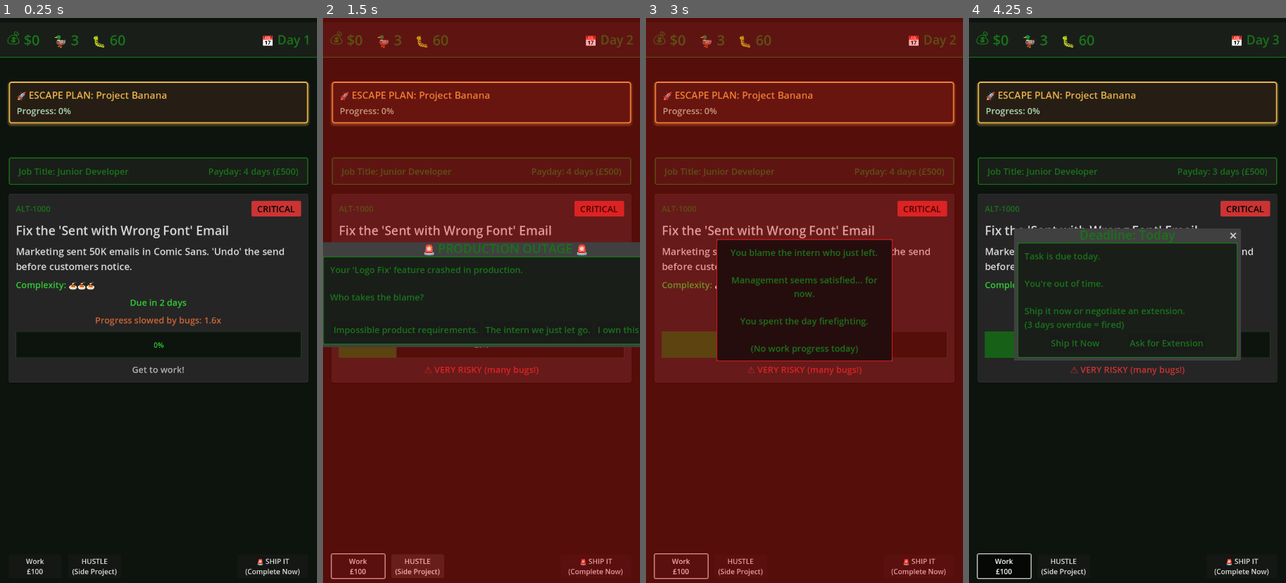
Above: before the commit, frames 1-4 (left to right).
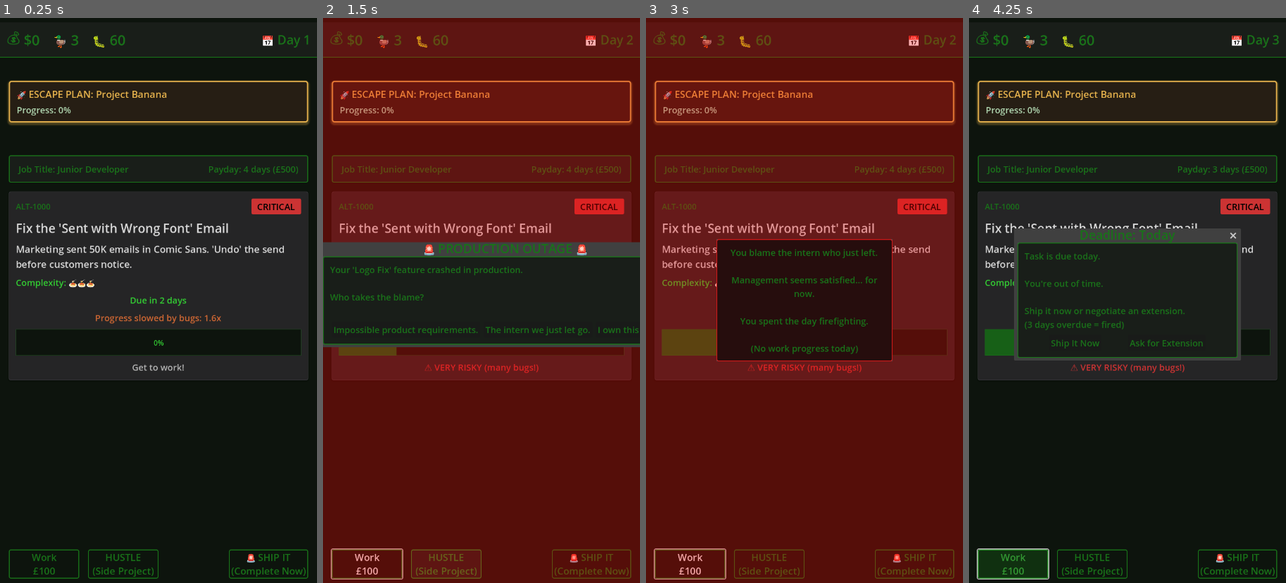
Above: after the commit, the same moments.

Repository: lmchoi/alt-f-this
Game: Godot game, scene res://scenes/game_ui.tscn
Two runs of this game, one before a commit and one after it. Both use one fixed random seed, a clock stepped at 60 frames per second and the inputs below.
Inputs:
- Up to frame 1 (0.25 s): no input
- Up to frame 2 (1.5 s): click "Work £100" at 0.5 s; click "HUSTLE (Side Project)" at 1.25 s
- Up to frame 3 (3 s): click "🚨 SHIP IT (Complete Now)" at 2 s; click "The intern we just let go." at 2.75 s
- Up to frame 4 (4.25 s): click "Work £100" at 3.5 s

The runs differ from the first frame. In frame 1, 7.5% of the frame differs, in the area x 2-98%, y 11-100%; in frame 2, 4.8%; in frame 3, 5.2%; in frame 4, 6.6%.

Commit message:
Add border around action buttons to make them more visible

Diff:
--- a/scenes/game_ui.tscn
+++ b/scenes/game_ui.tscn
@@ -1,6 +1,7 @@
-[gd_scene load_steps=13 format=3 uid="uid://bkcqc3g6mk6ky"]
+[gd_scene load_steps=14 format=3 uid="uid://bkcqc3g6mk6ky"]
 
 [ext_resource type="Script" uid="uid://ccibd5kcuisnk" path="res://scenes/game_ui.gd" id="1_yubou"]
+[ext_resource type="Theme" uid="uid://buaicsh0r3xyc" path="res://themes/main_theme.tres" id="2_main_theme"]
 [ext_resource type="Script" uid="uid://o4uecgfegpr2" path="res://scripts/ui/action_button.gd" id="2_rns2u"]
 [ext_resource type="PackedScene" uid="uid://bvq8yh3xqw7ej" path="res://scenes/top_bar.tscn" id="2_topbar"]
 [ext_resource type="PackedScene" path="res://scenes/job_info.tscn" id="3_jobinfo"]
@@ -16,7 +17,17 @@
 [node name="GameUI" type="CanvasLayer"]
 script = ExtResource("1_yubou")
 
-[node name="Screen" type="ColorRect" parent="."]
+[node name="MainThemeContainer" type="Control" parent="."]
+layout_mode = 3
+anchors_preset = 15
+anchor_right = 1.0
+anchor_bottom = 1.0
+grow_horizontal = 2
+grow_vertical = 2
+theme = ExtResource("2_main_theme")
+
+[node name="Screen" type="ColorRect" parent="MainThemeContainer"]
+layout_mode = 1
 anchors_preset = 15
 anchor_right = 1.0
 anchor_bottom = 1.0
@@ -24,7 +35,8 @@
 grow_vertical = 2
 color = Color(0.05, 0.08, 0.05, 1)
 
-[node name="VBoxContainer" type="VBoxContainer" parent="."]
+[node name="VBoxContainer" type="VBoxContainer" parent="MainThemeContainer"]
+layout_mode = 1
 anchors_preset = 15
 anchor_right = 1.0
 anchor_bottom = 1.0
@@ -32,20 +44,20 @@
 grow_horizontal = 2
 grow_vertical = 2
 
-[node name="TopBar" parent="VBoxContainer" instance=ExtResource("2_topbar")]
+[node name="TopBar" parent="MainThemeContainer/VBoxContainer" instance=ExtResource("2_topbar")]
 layout_mode = 2
 
-[node name="TopSpacer" type="Control" parent="VBoxContainer"]
+[node name="TopSpacer" type="Control" parent="MainThemeContainer/VBoxContainer"]
 layout_mode = 2
 size_flags_vertical = 3
 size_flags_stretch_ratio = 0.1
 
-[node name="BoxContainer" type="BoxContainer" parent="VBoxContainer"]
+[node name="BoxContainer" type="BoxContainer" parent="MainThemeContainer/VBoxContainer"]
 layout_mode = 2
 size_flags_vertical = 6
 size_flags_stretch_ratio = 0.4
 
-[node name="SideProjectMargin" type="MarginContainer" parent="VBoxContainer/BoxContainer"]
+[node name="SideProjectMargin" type="MarginContainer" parent="MainThemeContainer/VBoxContainer/BoxContainer"]
 layout_mode = 2
 size_flags_horizontal = 3
 theme_override_constants/margin_left = 20
@@ -53,10 +65,10 @@
 theme_override_constants/margin_right = 20
 theme_override_constants/margin_bottom = 10
 
-[node name="SideProjectPanel" parent="VBoxContainer/BoxContainer/SideProjectMargin" instance=ExtResource("4_sideproject")]
+[node name="SideProjectPanel" parent="MainThemeContainer/VBoxContainer/BoxContainer/SideProjectMargin" instance=ExtResource("4_sideproject")]
 layout_mode = 2
 
-[node name="JobMarginContainer" type="MarginContainer" parent="VBoxContainer"]
+[node name="JobMarginContainer" type="MarginContainer" parent="MainThemeContainer/VBoxContainer"]
 layout_mode = 2
 size_flags_vertical = 6
 size_flags_stretch_ratio = 2.0
@@ -65,27 +77,27 @@
 theme_override_constants/margin_right = 20
 theme_override_constants/margin_bottom = 10
 
-[node name="VBoxContainer" type="VBoxContainer" parent="VBoxContainer/JobMarginContainer"]
+[node name="VBoxContainer" type="VBoxContainer" parent="MainThemeContainer/VBoxContainer/JobMarginContainer"]
 layout_mode = 2
 theme_override_constants/separation = 20
 
-[node name="JobInfoMargin" type="MarginContainer" parent="VBoxContainer/JobMarginContainer/VBoxContainer"]
+[node name="JobInfoMargin" type="MarginContainer" parent="MainThemeContainer/VBoxContainer/JobMarginContainer/VBoxContainer"]
 layout_mode = 2
 
-[node name="JobInfo" parent="VBoxContainer/JobMarginContainer/VBoxContainer/JobInfoMargin" instance=ExtResource("3_jobinfo")]
+[node name="JobInfo" parent="MainThemeContainer/VBoxContainer/JobMarginContainer/VBoxContainer/JobInfoMargin" instance=ExtResource("3_jobinfo")]
 layout_mode = 2
 
-[node name="TaskPanelMargin" type="MarginContainer" parent="VBoxContainer/JobMarginContainer/VBoxContainer"]
+[node name="TaskPanelMargin" type="MarginContainer" parent="MainThemeContainer/VBoxContainer/JobMarginContainer/VBoxContainer"]
 layout_mode = 2
 
-[node name="TaskPanel" parent="VBoxContainer/JobMarginContainer/VBoxContainer/TaskPanelMargin" instance=ExtResource("3_taskpanel")]
+[node name="TaskPanel" parent="MainThemeContainer/VBoxContainer/JobMarginContainer/VBoxContainer/TaskPanelMargin" instance=ExtResource("3_taskpanel")]
 layout_mode = 2
 
-[node name="BottomSpacer" type="Control" parent="VBoxContainer"]
+[node name="BottomSpacer" type="Control" parent="MainThemeContainer/VBoxContainer"]
 layout_mode = 2
 size_flags_vertical = 3
 
-[node name="ActionPanelMargin" type="MarginContainer" parent="VBoxContainer"]
+[node name="ActionPanelMargin" type="MarginContainer" parent="MainThemeContainer/VBoxContainer"]
 layout_mode = 2
 size_flags_vertical = 3
 size_flags_stretch_ratio = 0.2
@@ -94,36 +106,36 @@
 theme_override_constants/margin_right = 20
 theme_override_constants/margin_bottom = 10
 
-[node name="ActionButtons" type="HBoxContainer" parent="VBoxContainer/ActionPanelMargin"]
+[node name="ActionButtons" type="HBoxContainer" parent="MainThemeContainer/VBoxContainer/ActionPanelMargin"]
 layout_mode = 2
 size_flags_vertical = 4
-theme_override_constants/separation = 15
+theme_override_constants/separation = 20
 
-[node name="WorkButton" type="Button" parent="VBoxContainer/ActionPanelMargin/ActionButtons"]
+[node name="WorkButton" type="Button" parent="MainThemeContainer/VBoxContainer/ActionPanelMargin/ActionButtons"]
 unique_name_in_owner = true
-custom_minimum_size = Vector2(120, 40)
+custom_minimum_size = Vector2(160, 0)
 layout_mode = 2
 text = "Work
 £100"
 script = ExtResource("2_rns2u")
 metadata/_custom_type_script = "uid://o4uecgfegpr2"
 
-[node name="SlackButton" type="Button" parent="VBoxContainer/ActionPanelMargin/ActionButtons"]
+[node name="SlackButton" type="Button" parent="MainThemeContainer/VBoxContainer/ActionPanelMargin/ActionButtons"]
 unique_name_in_owner = true
-custom_minimum_size = Vector2(120, 40)
+custom_minimum_size = Vector2(160, 0)
 layout_mode = 2
 text = "HUSTLE
 (Side Project)"
 script = ExtResource("2_rns2u")
 metadata/_custom_type_script = "uid://o4uecgfegpr2"
 
-[node name="Spacer" type="Control" parent="VBoxContainer/ActionPanelMargin/ActionButtons"]
+[node name="Spacer" type="Control" parent="MainThemeContainer/VBoxContainer/ActionPanelMargin/ActionButtons"]
 layout_mode = 2
 size_flags_horizontal = 3
 
-[node name="ShipItButton" type="Button" parent="VBoxContainer/ActionPanelMargin/ActionButtons"]
+[node name="ShipItButton" type="Button" parent="MainThemeContainer/VBoxContainer/ActionPanelMargin/ActionButtons"]
 unique_name_in_owner = true
-custom_minimum_size = Vector2(160, 40)
+custom_minimum_size = Vector2(180, 0)
 layout_mode = 2
 text = "🚨 SHIP IT
 (Complete Now)"
--- a/themes/main_theme.tres
+++ b/themes/main_theme.tres
@@ -1,4 +1,40 @@
-[gd_resource type="Theme" load_steps=4 format=3 uid="uid://buaicsh0r3xyc"]
+[gd_resource type="Theme" load_steps=7 format=3 uid="uid://buaicsh0r3xyc"]
+
+[sub_resource type="StyleBoxFlat" id="StyleBoxFlat_button_hover"]
+bg_color = Color(0.1, 0.12, 0.1, 1)
+border_width_left = 2
+border_width_top = 2
+border_width_right = 2
+border_width_bottom = 2
+border_color = Color(0.15, 0.55, 0.15, 1)
+corner_radius_top_left = 4
+corner_radius_top_right = 4
+corner_radius_bottom_right = 4
+corner_radius_bottom_left = 4
+
+[sub_resource type="StyleBoxFlat" id="StyleBoxFlat_button_normal"]
+bg_color = Color(0.05, 0.08, 0.05, 1)
+border_width_left = 2
+border_width_top = 2
+border_width_right = 2
+border_width_bottom = 2
+border_color = Color(0.1, 0.45, 0.1, 1)
+corner_radius_top_left = 4
+corner_radius_top_right = 4
+corner_radius_bottom_right = 4
+corner_radius_bottom_left = 4
+
+[sub_resource type="StyleBoxFlat" id="StyleBoxFlat_button_pressed"]
+bg_color = Color(0.1, 0.45, 0.1, 0.3)
+border_width_left = 2
+border_width_top = 2
+border_width_right = 2
+border_width_bottom = 2
+border_color = Color(0.15, 0.55, 0.15, 1)
+corner_radius_top_left = 4
+corner_radius_top_right = 4
+corner_radius_bottom_right = 4
+corner_radius_bottom_left = 4
 
 [sub_resource type="StyleBoxFlat" id="StyleBoxFlat_panel_standard"]
 bg_color = Color(0.1, 0.12, 0.1, 1)
@@ -30,7 +66,12 @@
 
 [resource]
 Button/colors/font_color = Color(0.1, 0.45, 0.1, 1)
+Button/colors/font_hover_color = Color(0.15, 0.55, 0.15, 1)
+Button/colors/font_pressed_color = Color(0.2, 0.6, 0.2, 1)
 Button/font_sizes/font_size = 22
+Button/styles/hover = SubResource("StyleBoxFlat_button_hover")
+Button/styles/normal = SubResource("StyleBoxFlat_button_normal")
+Button/styles/pressed = SubResource("StyleBoxFlat_button_pressed")
 Label/colors/font_color = Color(0.1, 0.45, 0.1, 1)
 Label/font_sizes/font_size = 20
 Panel/styles/panel = SubResource("StyleBoxFlat_panel_standard")
